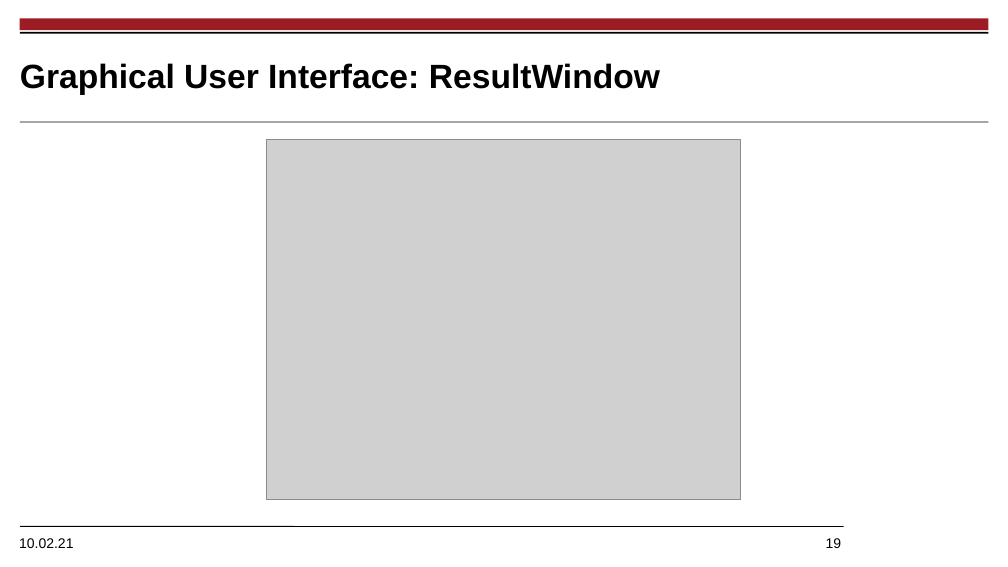
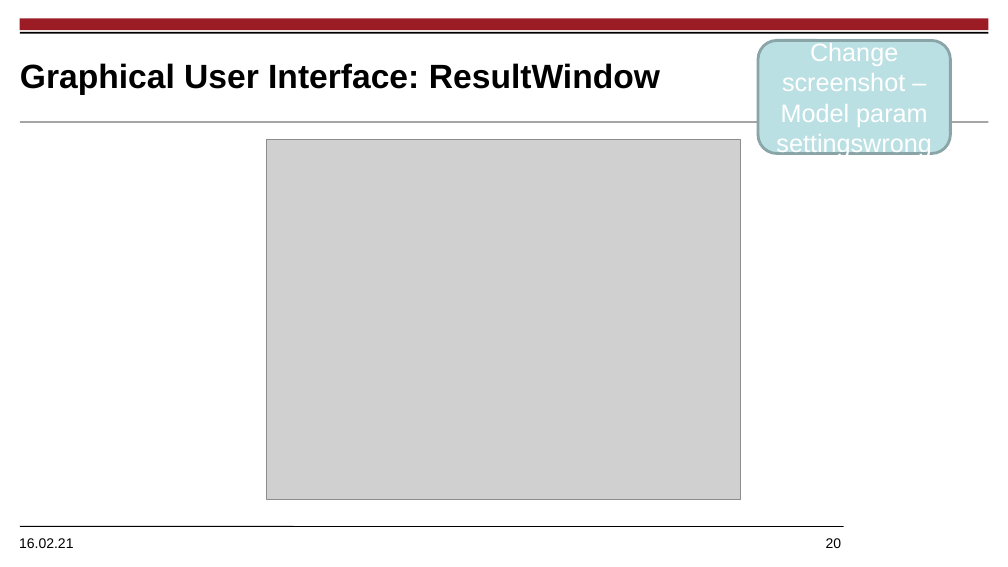
Before and after one commit to amrane99/CAI-Classification, a slide deck: slide 20 of docs/presentation/SurgeryRecognitionTool.pptx (slide 19 before the commit). Drawn at 1008x567 pixels with LibreOffice and Linux fonts; fonts in the diff are those of the drawing; grey boxes stand for pictures; background and template pictures are left out. Boxes give left, top, right and bottom in pixels: in the first picture for what was removed or moved away, otherwise in the second. Text is boxed around its words. In the diff, an @@ line names an element or a change of style, - is before the commit and + after.

```diff
--- a/docs/presentation/SurgeryRecognitionTool.pptx
+++ b/docs/presentation/SurgeryRecognitionTool.pptx
@@ rounded rectangle added at [758, 40, 951, 153], fill #BBE0E3, outline #8AA6A8 2 pt, 18 pt, text #FFFFFF @@
+Change screenshot – Model param settingswrong
@@ text at [19, 538, 842, 548]: text changed @@
-10.02.21 19
+16.02.21 20
```
Also in this commit, not shown: 5 other slides changed, 1 slide added, 8 other files.
